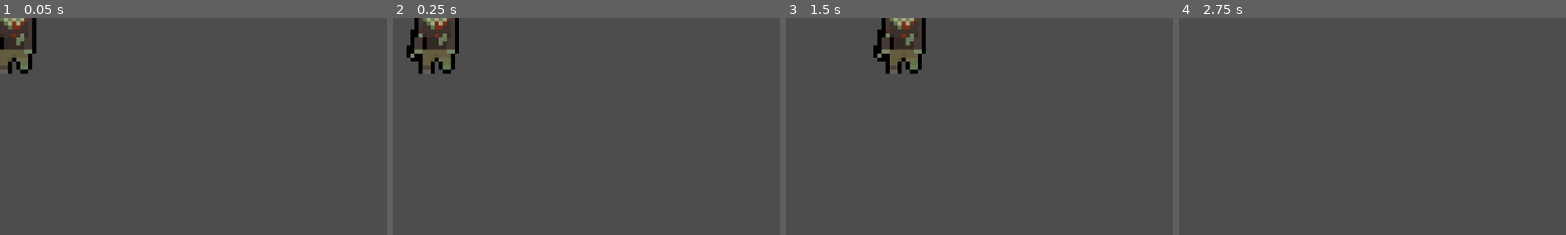
Above: before the commit, frames 1-4 (left to right).
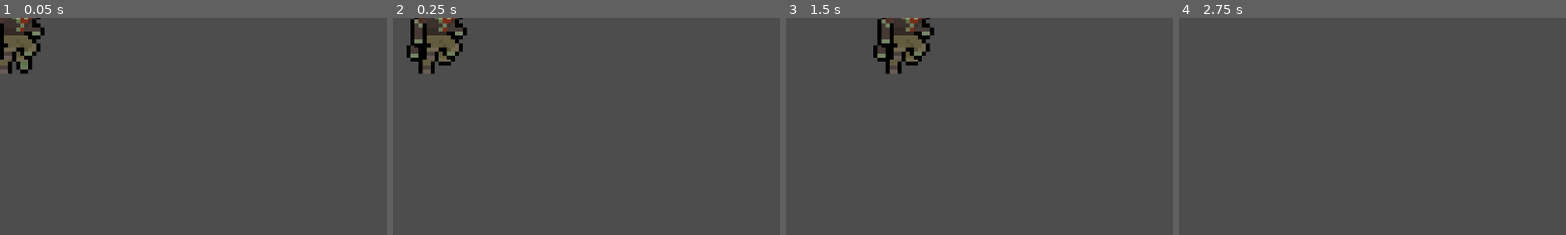
Above: after the commit, the same moments.

Repository: MatteoVenturelli/ProgettoInformatica
Game: Godot game, scene res://Scene/enemies2.tscn
The game is run twice, just before and just after one commit, with the same random seed, the same clock (stepped at 60 frames per second) and the same inputs. This scene is started directly instead of the project's main scene.
Inputs:
- Up to frame 1 (0.05 s): no input
- Up to frame 2 (0.25 s): no input
- Up to frame 3 (1.5 s): tap Enter (ui_accept) at 0.5, 0.77, 1.25 s; hold R 0.53-1.28 s; hold Right (ui_right) from 0.53 s (still down); tap R at 1.35 s
- Up to frame 4 (2.75 s): tap Enter (ui_accept) at 1.52 s; release Right (ui_right) at 2.03 s; hold Left (ui_left) from 2.03 s (still down); hold R from 2.03 s (still down)
The pictures show only the part of the screen within x 0-50%, y 0-50%; the shares and areas given below are measured in that part.

The runs differ from the first frame. In frame 1, 1.4% of the frame differs, in the area x 0-12%, y 0-20%; in frame 2, 1.9%; in frame 3, 1.9%, in the area x 23-39%, y 0-26%; in frame 4, nothing differs.
Error in both runs: Invalid access to property or key 'position' on a base object of type 'null instance'. (res://Scene/enemies.gd:36)

Commit message:
Add files via upload

Diff:
--- a/Scene/Player.gd
+++ b/Scene/Player.gd
@@ -3,6 +3,9 @@
 signal shoot
 var can_shoot:bool
 var shooting:bool
+var lives : int
+var waves : int
+var enemies : int
 # Called when the node enters the scene tree for the first time.
 func _ready():
 	$Player.play("stand_down")
@@ -10,8 +13,17 @@
 	position.y=1051
 	can_shoot=true
 	shooting=false
-
+	enemies = 10
+	lives = 3
+	waves = 1
+	$Player/Camera2D/Hud/LivesLabel.text= "X " + str(lives)
+	$Player/Camera2D/Hud/WavesLabel.text= "WAVE: " + str(waves)
+	$Player/Camera2D/Hud/EnemiesLabel.text= "X " + str(enemies)
 # Called every frame. 'delta' is the elapsed time since the previous frame.
+func enemy_hit_player():
+	#if zombie gianno hitta ventu
+		lives -= 1
+		$Player/Camera2D/Hud/LivesLabel.text= "X " + str(lives)
 func _process(delta):
 	var velocity=Vector2();
 	if Input.is_key_pressed(KEY_W)&& !shooting:
--- a/Scene/base.tscn
+++ b/Scene/base.tscn
@@ -9,28 +9,29 @@
 [ext_resource type="Texture2D" uid="uid://dg3qvfnxnnn4t" path="res://tileSet/candleA_02.png" id="5_e4ey7"]
 [ext_resource type="Texture2D" uid="uid://b7jip8hljkbt6" path="res://tileSet/candleA_04.png" id="6_yqqvk"]
 [ext_resource type="Texture2D" uid="uid://caglgi5er45cf" path="res://tileSet/Decorazioni/candleB_01.png" id="7_j26nd"]
-[ext_resource type="Texture2D" uid="uid://c4427ndax7odw" path="res://Entità/Player/run-e/run-e1.png" id="9_4xq2c"]
-[ext_resource type="Texture2D" uid="uid://mmpge5ospmgl" path="res://Entità/Player/run-e/run-e3.png" id="9_ry0nd"]
-[ext_resource type="Texture2D" uid="uid://d3gw6a7uccjh5" path="res://Entità/Player/standdown.png" id="9_ub1ap"]
-[ext_resource type="Texture2D" uid="uid://ykq3rb1wxxv6" path="res://Entità/Player/Death.png" id="9_w2ln4"]
-[ext_resource type="Texture2D" uid="uid://o4inte04k5sx" path="res://Entità/Player/run-e/run-e2.png" id="10_lv0ys"]
-[ext_resource type="Texture2D" uid="uid://dviqhq5kexkm0" path="res://Entità/Player/standleft.png" id="10_o8jml"]
-[ext_resource type="Texture2D" uid="uid://duyow2rggfetq" path="res://Entità/Player/Shoot.png" id="10_qj2kb"]
-[ext_resource type="Texture2D" uid="uid://cbyj00l5nk64w" path="res://Entità/Player/run-e/run-e4.png" id="10_vs5yw"]
-[ext_resource type="Texture2D" uid="uid://da0f4egua2jap" path="res://Entità/Player/standup.png" id="11_wwgkh"]
-[ext_resource type="Texture2D" uid="uid://c3hqsfhipaqae" path="res://Entità/Player/run-n/run-n1.png" id="13_a8met"]
-[ext_resource type="Texture2D" uid="uid://brppq1f1k3hv6" path="res://Entità/Player/run-n/run-n2.png" id="14_5ltbv"]
-[ext_resource type="Texture2D" uid="uid://ckqewbdfuk7k5" path="res://Entità/Player/run-n/run-n3.png" id="15_doex3"]
-[ext_resource type="Texture2D" uid="uid://b5bsx8h1fqgt3" path="res://Entità/Player/run-n/run-n4.png" id="16_45wox"]
-[ext_resource type="Texture2D" uid="uid://b1n8mf1apmjgv" path="res://Entità/Player/run-s/run-s1.png" id="17_4rwnw"]
-[ext_resource type="Texture2D" uid="uid://pmyvxkvycsnv" path="res://Entità/Player/run-s/run-s2.png" id="18_pv5n0"]
-[ext_resource type="Texture2D" uid="uid://32hyyduvwqml" path="res://Entità/Player/run-s/run-s4.png" id="19_fb8fa"]
-[ext_resource type="Texture2D" uid="uid://cat0m26w2ia72" path="res://Entità/Player/run-s/run-s3.png" id="20_oyhw0"]
-[ext_resource type="Texture2D" uid="uid://bwcaognnlmwli" path="res://Entità/Player/run-w/run-w1.png" id="21_kgn5w"]
-[ext_resource type="Texture2D" uid="uid://cd7raneqtql7y" path="res://Entità/Player/run-w/run-w2.png" id="22_t2rai"]
-[ext_resource type="Texture2D" uid="uid://ygx7yvbjmrod" path="res://Entità/Player/run-w/run-w3.png" id="23_cbkh0"]
-[ext_resource type="Texture2D" uid="uid://cwb12oehhaidc" path="res://Entità/Player/run-w/run-w4.png" id="24_d1gjj"]
+[ext_resource type="Texture2D" uid="uid://c4427ndax7odw" path="res://Player/run-e/run-e1.png" id="9_4xq2c"]
+[ext_resource type="Texture2D" uid="uid://mmpge5ospmgl" path="res://Player/run-e/run-e3.png" id="9_ry0nd"]
+[ext_resource type="Texture2D" uid="uid://d3gw6a7uccjh5" path="res://Player/standdown.png" id="9_ub1ap"]
+[ext_resource type="Texture2D" uid="uid://ykq3rb1wxxv6" path="res://Player/Death.png" id="9_w2ln4"]
+[ext_resource type="Texture2D" uid="uid://o4inte04k5sx" path="res://Player/run-e/run-e2.png" id="10_lv0ys"]
+[ext_resource type="Texture2D" uid="uid://dviqhq5kexkm0" path="res://Player/standleft.png" id="10_o8jml"]
+[ext_resource type="Texture2D" uid="uid://duyow2rggfetq" path="res://Player/Shoot.png" id="10_qj2kb"]
+[ext_resource type="Texture2D" uid="uid://cbyj00l5nk64w" path="res://Player/run-e/run-e4.png" id="10_vs5yw"]
+[ext_resource type="Texture2D" uid="uid://da0f4egua2jap" path="res://Player/standup.png" id="11_wwgkh"]
+[ext_resource type="Texture2D" uid="uid://c3hqsfhipaqae" path="res://Player/run-n/run-n1.png" id="13_a8met"]
+[ext_resource type="Texture2D" uid="uid://brppq1f1k3hv6" path="res://Player/run-n/run-n2.png" id="14_5ltbv"]
+[ext_resource type="Texture2D" uid="uid://ckqewbdfuk7k5" path="res://Player/run-n/run-n3.png" id="15_doex3"]
+[ext_resource type="Texture2D" uid="uid://b5bsx8h1fqgt3" path="res://Player/run-n/run-n4.png" id="16_45wox"]
+[ext_resource type="Texture2D" uid="uid://b1n8mf1apmjgv" path="res://Player/run-s/run-s1.png" id="17_4rwnw"]
+[ext_resource type="Texture2D" uid="uid://pmyvxkvycsnv" path="res://Player/run-s/run-s2.png" id="18_pv5n0"]
+[ext_resource type="Texture2D" uid="uid://32hyyduvwqml" path="res://Player/run-s/run-s4.png" id="19_fb8fa"]
+[ext_resource type="Texture2D" uid="uid://cat0m26w2ia72" path="res://Player/run-s/run-s3.png" id="20_oyhw0"]
+[ext_resource type="Texture2D" uid="uid://bwcaognnlmwli" path="res://Player/run-w/run-w1.png" id="21_kgn5w"]
+[ext_resource type="Texture2D" uid="uid://cd7raneqtql7y" path="res://Player/run-w/run-w2.png" id="22_t2rai"]
+[ext_resource type="Texture2D" uid="uid://ygx7yvbjmrod" path="res://Player/run-w/run-w3.png" id="23_cbkh0"]
+[ext_resource type="Texture2D" uid="uid://cwb12oehhaidc" path="res://Player/run-w/run-w4.png" id="24_d1gjj"]
 [ext_resource type="Script" path="res://Scene/BulletManager.gd" id="30_6tidm"]
+[ext_resource type="PackedScene" uid="uid://yd3t7y2cp0bn" path="res://Scene/hud.tscn" id="30_w3q0d"]
 [ext_resource type="PackedScene" uid="uid://buorwxcbbrqgl" path="res://Scene/bullet.tscn" id="31_wogbe"]
 
 [sub_resource type="TileSetAtlasSource" id="TileSetAtlasSource_qyims"]
@@ -5242,7 +5243,7 @@
 texture_filter = 1
 scale = Vector2(6, 6)
 sprite_frames = SubResource("SpriteFrames_8t33t")
-animation = &"shoot_left"
+animation = &"death_down"
 metadata/_edit_group_ = true
 
 [node name="Camera2D" type="Camera2D" parent="Player1/Player"]
@@ -5254,6 +5255,11 @@
 limit_bottom = 2479
 metadata/_edit_group_ = true
 
+[node name="Hud" parent="Player1/Player/Camera2D" instance=ExtResource("30_w3q0d")]
+offset = Vector2(0, 700)
+transform = Transform2D(1, 0, 0, 1, 0, 700)
+follow_viewport_scale = 1000.0
+
 [node name="Timer" type="Timer" parent="Player1"]
 wait_time = 0.5
 
--- a/Scene/enemies.gd
+++ b/Scene/enemies.gd
@@ -71,19 +71,27 @@
 	if body==player:
 		if abs(direzione.y) > abs(direzione.x) && direzione.y>0:
 			$AnimatedSprite2D.play("attack_down")
+			direzione.x=0
+			direzione.y=0
 
 		elif abs(direzione.y) > abs(direzione.x) && direzione.y<0:
 			$AnimatedSprite2D.play("attack_up")
+			direzione.x=0
+			direzione.y=0
 
 		elif abs(direzione.y) < abs(direzione.x) && direzione.x>0:
 			$AnimatedSprite2D.play("attack_left")
 			$AnimatedSprite2D.flip_h=true
+			direzione.x=0
+			direzione.y=0
 
 		elif abs(direzione.y) < abs(direzione.x) && direzione.x<0:
 			$AnimatedSprite2D.play("attack_left")
 			$AnimatedSprite2D.flip_h=false
-	direzione.x=0
-	direzione.y=0
+			direzione.x=0
+			direzione.y=0
+
+
 
 
 
@@ -93,18 +101,26 @@
 
 func _on_area_2d_area_entered(area):
 	alive=false
-	if abs(direzione.y) > abs(direzione.x) && direzione.y>0:
+	if abs(direzione.y) >= abs(direzione.x) && direzione.y>=0:
 		$AnimatedSprite2D.play("death_down")
-	elif abs(direzione.y) > abs(direzione.x) && direzione.y<0:
+		direzione.x=0
+		direzione.y=0
+	elif abs(direzione.y) >= abs(direzione.x) && direzione.y<=0:
 		$AnimatedSprite2D.play("death_up")
-	elif abs(direzione.y) < abs(direzione.x) && direzione.x>0:
+		direzione.x=0
+		direzione.y=0
+	elif abs(direzione.y) <= abs(direzione.x) && direzione.x>=0:
 		$AnimatedSprite2D.play("death_left")
 		$AnimatedSprite2D.flip_h=true
-	elif abs(direzione.y) < abs(direzione.x) && direzione.x<0:
+		direzione.x=0
+		direzione.y=0
+	elif abs(direzione.y) <= abs(direzione.x) && direzione.x<=0:
 		$AnimatedSprite2D.play("death_left")
 		$AnimatedSprite2D.flip_h=false
-	direzione.x=0
-	direzione.y=0
+		direzione.x=0
+		direzione.y=0
+
+
 
 
 
--- a/Scene/enemies2.tscn
+++ b/Scene/enemies2.tscn
@@ -119,18 +119,18 @@
 texture_filter = 1
 scale = Vector2(6, 6)
 sprite_frames = SubResource("SpriteFrames_hqpld")
-animation = &"walk_down"
+animation = &"stand_down"
 
 [node name="CollisionShape2D2" type="CollisionShape2D" parent="Enemies"]
 position = Vector2(-9, 17.25)
 shape = SubResource("RectangleShape2D_y0cqa")
 
-[node name="Timer3" type="Timer" parent="Enemies"]
+[node name="Timer4" type="Timer" parent="Enemies"]
 autostart = true
 
 [node name="NavigationAgent2D2" type="NavigationAgent2D" parent="Enemies"]
 debug_enabled = true
 
-[node name="Timer4" type="Timer" parent="Enemies"]
+[node name="Timer5" type="Timer" parent="Enemies"]
 wait_time = 0.1
 autostart = true
--- /dev/null
+++ b/Scene/hud.tscn
@@ -0,0 +1,68 @@
+[gd_scene load_steps=4 format=3 uid="uid://yd3t7y2cp0bn"]
+
+[ext_resource type="Texture2D" uid="uid://bv35gpjcvtna7" path="res://Player/run-e/heart.png" id="1_wikom"]
+[ext_resource type="Texture2D" uid="uid://ddaxtrjc0m6a3" path="res://Enemies/z.stand_down.png" id="2_nxquk"]
+
+[sub_resource type="StyleBoxFlat" id="StyleBoxFlat_y3axj"]
+border_width_top = 2
+border_color = Color(0, 0, 0, 1)
+
+[node name="Hud" type="CanvasLayer"]
+
+[node name="Panel" type="Panel" parent="."]
+offset_right = 1536.0
+offset_bottom = 48.0
+theme_override_styles/panel = SubResource("StyleBoxFlat_y3axj")
+
+[node name="Sprite2D" type="Sprite2D" parent="."]
+position = Vector2(37, 24)
+scale = Vector2(0.1, 0.1)
+texture = ExtResource("1_wikom")
+
+[node name="LivesLabel" type="Label" parent="."]
+offset_left = 66.0
+offset_top = 1.0
+offset_right = 110.0
+offset_bottom = 43.0
+theme_override_colors/font_color = Color(1, 1, 1, 1)
+theme_override_font_sizes/font_size = 30
+text = "X 3"
+horizontal_alignment = 1
+vertical_alignment = 1
+
+[node name="WavesLabel" type="Label" parent="."]
+anchors_preset = 5
+anchor_left = 0.5
+anchor_right = 0.5
+offset_left = -58.5
+offset_top = 4.0
+offset_right = 58.5
+offset_bottom = 46.0
+grow_horizontal = 2
+size_flags_horizontal = 3
+size_flags_vertical = 2
+theme_override_colors/font_color = Color(1, 1, 1, 1)
+theme_override_font_sizes/font_size = 30
+text = "WAVE: 1"
+horizontal_alignment = 1
+vertical_alignment = 1
+
+[node name="Sprite2D2" type="Sprite2D" parent="."]
+texture_filter = 1
+position = Vector2(1270, 25)
+scale = Vector2(2, 2)
+texture = ExtResource("2_nxquk")
+
+[node name="EnemiesLabel" type="Label" parent="."]
+anchors_preset = 1
+anchor_left = 1.0
+anchor_right = 1.0
+offset_left = -74.0
+offset_right = -13.0
+offset_bottom = 42.0
+grow_horizontal = 0
+theme_override_colors/font_color = Color(1, 1, 1, 1)
+theme_override_font_sizes/font_size = 30
+text = "X 10"
+horizontal_alignment = 1
+vertical_alignment = 1
Not shown: 1 places in Scene/base.tscn that only renumber resources
